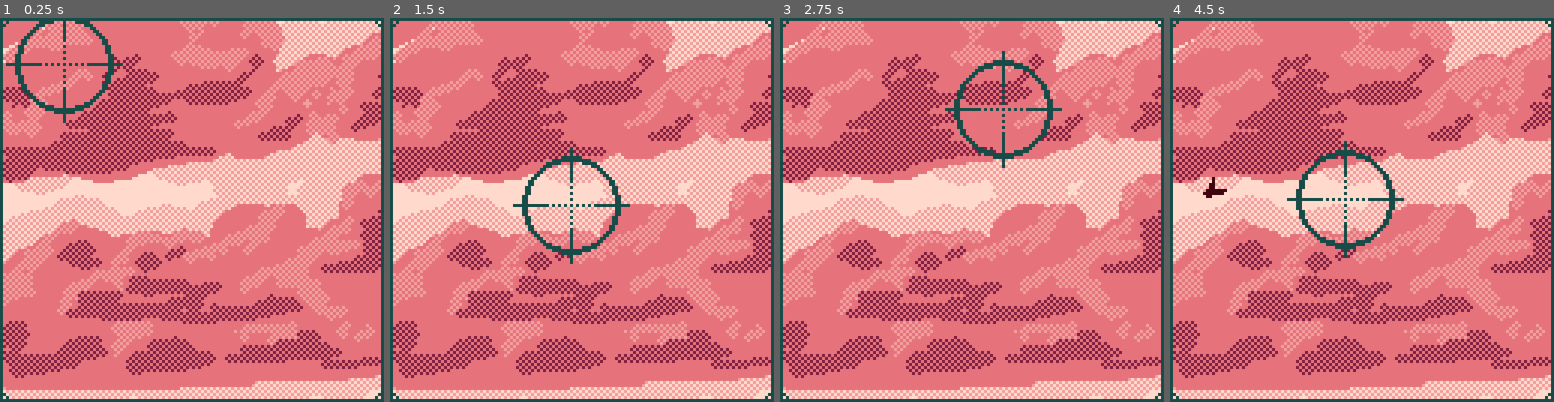
Above: before the commit, frames 1-4 (left to right).
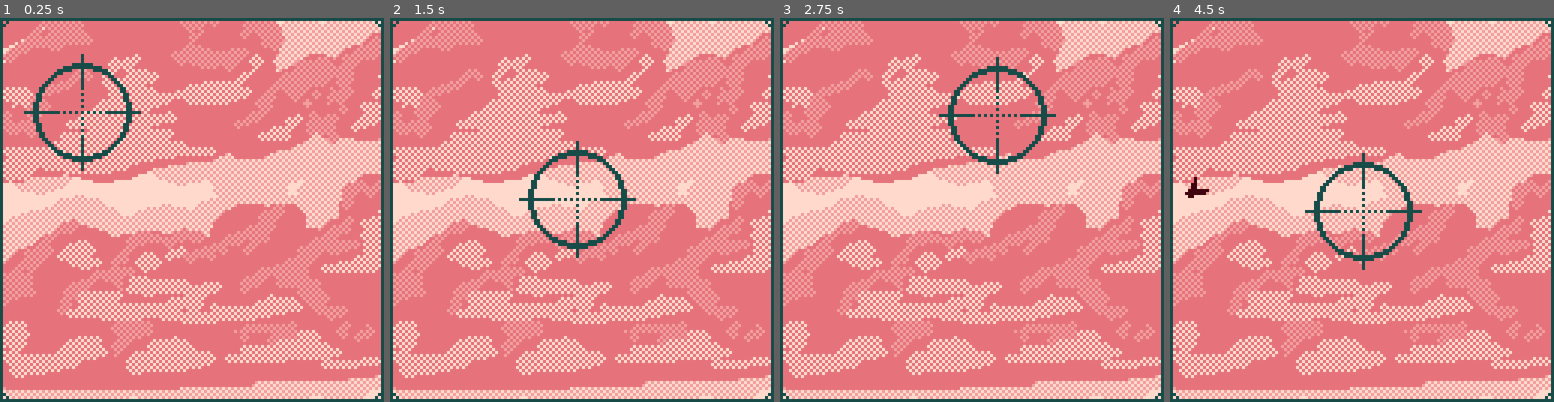
Above: after the commit, the same moments.

Repository: BurntRobot/Every-bird-is-fed-with-its-beak
Game: Godot game, scene res://Shooting/Shooting.tscn
Two runs of this game, one before a commit and one after it. Both use one fixed random seed, a clock stepped at 60 frames per second and the inputs below.
Inputs (mouse positions are in pixels of both pictures, inside the frame that each line leads up to):
- Up to frame 1 (0.25 s): no input
- Up to frame 2 (1.5 s): move the mouse to (666, 190) at 0.52 s; click (666, 190) at 0.6 s; move the mouse to (505, 229) at 1.27 s; click (505, 229) at 1.35 s
- Up to frame 3 (2.75 s): move the mouse to (1010, 125) at 2.02 s; click (1010, 125) at 2.1 s
- Up to frame 4 (4.5 s): move the mouse to (1342, 286) at 2.77 s; click (1342, 286) at 2.85 s; move the mouse to (1477, 267) at 3.52 s; click (1477, 267) at 3.6 s; move the mouse to (1246, 152) at 4.27 s; click (1246, 152) at 4.35 s

The runs differ from the first frame. In frame 1, 13% of the frame differs, in the area x 0-100%, y 0-94%; in frame 2, 13%; in frame 3, 13%; in frame 4, 13%, in the area x 0-100%, y 9-94%.

Commit message:
A little tweeking.

Diff:
--- a/Shooting/PlayerScope.gd
+++ b/Shooting/PlayerScope.gd
@@ -1,13 +1,12 @@
 extends KinematicBody2D
 
 var movement = Vector2()
-var speed = 4
+var speed = 3
 
 
 func _ready():
 	Input.set_mouse_mode(Input.MOUSE_MODE_HIDDEN)
 	$AnimationPlayer.play("idle")
-	OS.window_size = Vector2(512, 512)
 
 func _process(delta):
 	if Input.is_action_just_pressed("shoot"):
--- a/Shooting/Shooting.gd
+++ b/Shooting/Shooting.gd
@@ -1,4 +1,5 @@
 extends Node
 
 func _ready():
-	pass # Replace with function body.
+	OS.window_size = Vector2(1024, 1024)
+	OS.window_position = Vector2(250, 100)
--- a/Shooting/Shooting.tscn
+++ b/Shooting/Shooting.tscn
@@ -27,10 +27,10 @@
 [node name="Spawner" parent="spawners" instance=ExtResource( 5 )]
 position = Vector2( -17.7993, 13.3905 )
 
-[node name="Spawner4" parent="spawners" instance=ExtResource( 5 )]
+[node name="Spawner2" parent="spawners" instance=ExtResource( 5 )]
 position = Vector2( -38.233, 95.4657 )
 
-[node name="Spawner5" parent="spawners" instance=ExtResource( 5 )]
+[node name="Spawner3" parent="spawners" instance=ExtResource( 5 )]
 position = Vector2( -69.2241, 49.8305 )
 
 [node name="DeadZone" parent="." instance=ExtResource( 6 )]
--- a/Shooting/Spawner.gd
+++ b/Shooting/Spawner.gd
@@ -8,5 +8,5 @@
 func instantiate_duck():
 	var node = _duck.instance()
 	node.position.y = randf() * 50
-	node.speed = randf() * 3 + 1
+	node.speed = randf() * 2 + 1
 	add_child(node)
--- a/project.godot
+++ b/project.godot
@@ -23,6 +23,7 @@
 
 window/size/width=128
 window/size/height=128
+window/size/fullscreen=true
 window/stretch/mode="viewport"
 window/stretch/aspect="keep"
 
Binary file changed: Shooting/Background.png
